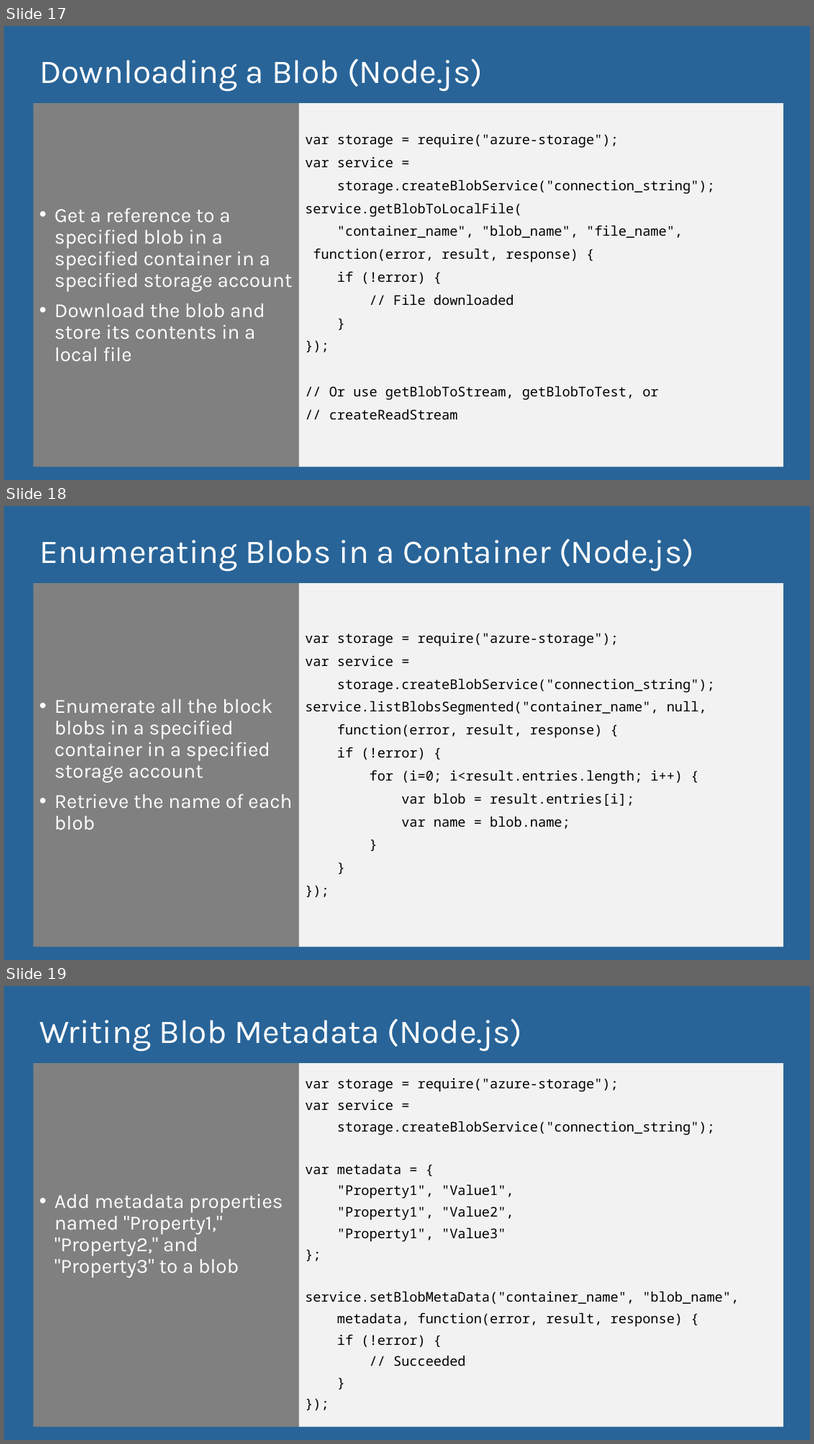
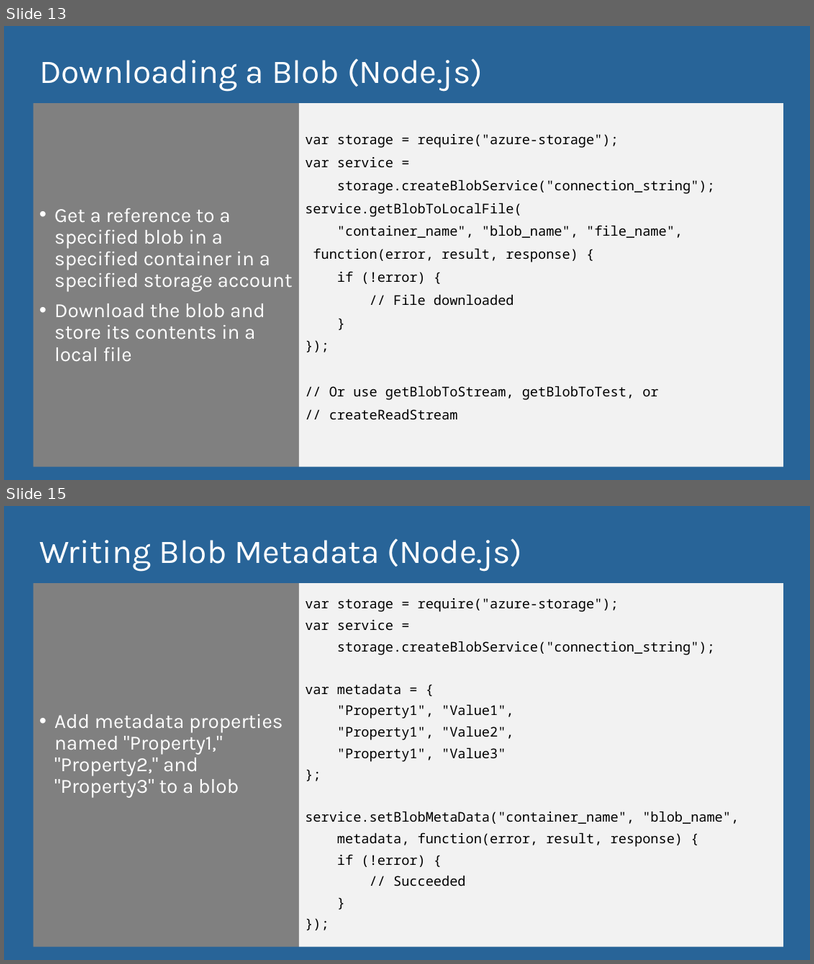
Before and after one commit to microsoft/AcademicContent, a slide deck: Workshop/Content/3. Storage/Azure Storage and Cognitive Services.pptx. Shown one above the other, each under a label of ours: slides 17, 18 and 19 before the commit, slides 13 and 15 after it; the slides between them are not shown. The pictures are 814x1444 and 814x964 pixels, drawn with LibreOffice and Linux fonts; fonts in the diff are those of the drawing. Boxes give left, top, right and bottom in pixels: in the first picture for what was removed or moved away, otherwise in the second. Text is boxed around its words. In the diff, an @@ line names an element or a change of style, - is before the commit and + after.

Commit message:
Updated storage slides

```diff
--- a/Workshop/Content/3. Storage/Azure Storage and Cognitive Services.pptx
+++ b/Workshop/Content/3. Storage/Azure Storage and Cognitive Services.pptx
@@ slide 18 removed at [4, 506, 810, 960], background #286498 @@
@@ title removed at [39, 538, 694, 571] @@
-Enumerating Blobs in a Container (Node.js)
@@ text removed at [33, 584, 299, 947] @@
-• Enumerate all the block blobs in a specified container in a specified storage account
-• Retrieve the name of each blob
@@ text removed at [299, 584, 784, 947] @@
-var storage = require("azure-storage");
-var service =
-storage.createBlobService("connection_string");
-service.listBlobsSegmented("container_name", null,
-function(error, result, response) {
-if (!error) {
-for (i=0; i<result.entries.length; i++) {
-var blob = result.entries[i];
-var name = blob.name;
-}
-}
-});
@@ what was slide 17 is now slide 13 @@
@@ what was slide 19 is now slide 15 @@
```
Also in this commit, not shown: 2 slides added, 5 other slides removed.
